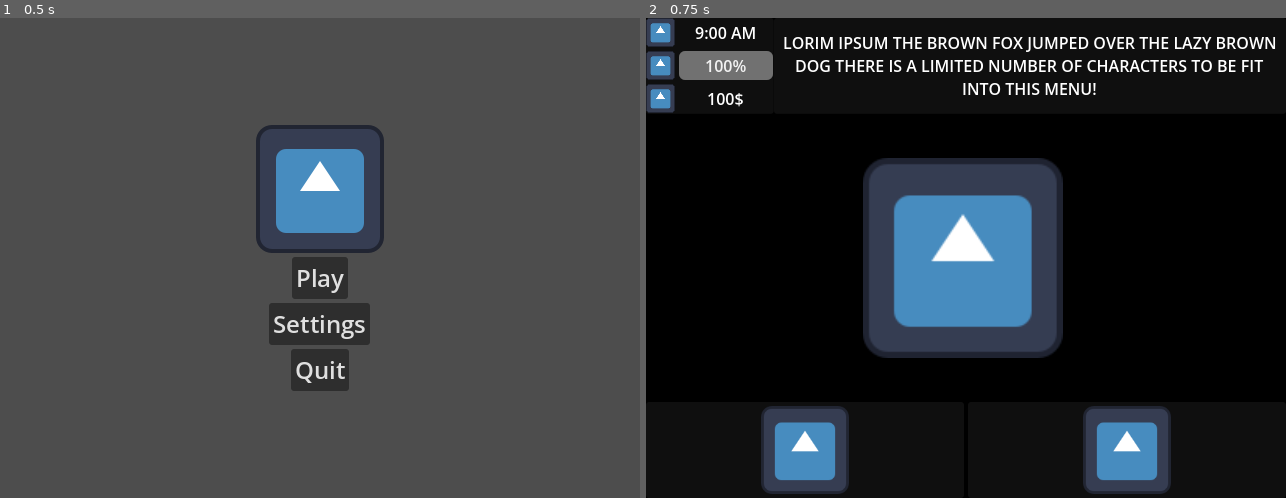
Above: before the commit, frames 1-2 (left to right).
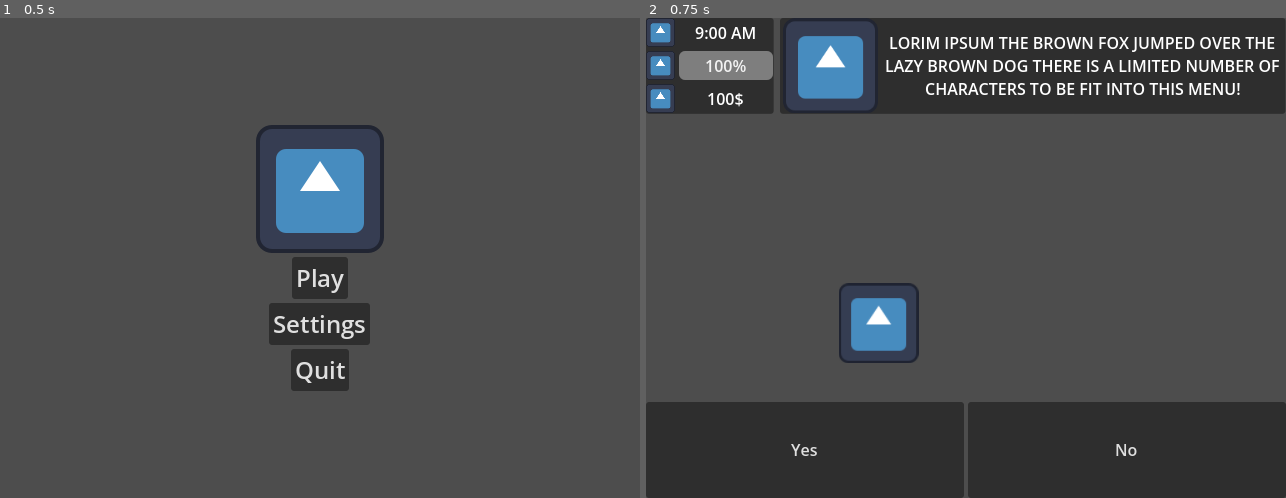
Above: after the commit, the same moments.

Repository: Smg065/WGJ2026
Game: Godot game, scene res://Scenes/MainMenu.tscn
Same seed, same stepped clock (60 frames per second), same inputs: the game is played once before the commit and once after it. The project has no main scene, so this scene is started directly. The engine's default icon, where the game draws it, is replaced by a stand-in: a white triangle on a blue panel in a dark square.
Inputs:
- Up to frame 1 (0.5 s): no input
- Up to frame 2 (0.75 s): click "Play" at 0.5 s

Frame 1 is identical in both runs. In frame 2, 92% of the frame differs, in the area x 0-100%, y 0-100%.

Commit message:
Debug Train Motion

Diff:
--- /dev/null
+++ b/Resources/Requests/ExampleRequest.tres
@@ -0,0 +1,16 @@
+[gd_resource type="Resource" script_class="CharacterRequest" format=3 uid="uid://c8j1tnpbuvmj3"]
+
+[ext_resource type="Texture2D" uid="uid://duy0mimcue85a" path="res://icon.svg" id="1_4e7qp"]
+[ext_resource type="Script" uid="uid://crmyuhxtt7onq" path="res://Scripts/CharacterRequest.gd" id="2_l4cht"]
+
+[resource]
+script = ExtResource("2_l4cht")
+dialogueEn = "This is an example"
+energyCost = 10
+timeCost = 2
+moneyCost = 5
+charWagon = ExtResource("1_4e7qp")
+charProfile = ExtResource("1_4e7qp")
+charYes = ExtResource("1_4e7qp")
+charNo = ExtResource("1_4e7qp")
+metadata/_custom_type_script = "uid://crmyuhxtt7onq"
--- a/Scenes/Gameplay.tscn
+++ b/Scenes/Gameplay.tscn
@@ -2,18 +2,18 @@
 
 [ext_resource type="Script" uid="uid://dekgij180bomd" path="res://Scripts/Gameplay.gd" id="1_r5ka5"]
 [ext_resource type="Texture2D" uid="uid://duy0mimcue85a" path="res://icon.svg" id="1_yijg0"]
+[ext_resource type="PackedScene" uid="uid://nbdomxpui5yx" path="res://Scenes/TrainWagon.tscn" id="3_tdndw"]
 
-[sub_resource type="PlaneMesh" id="PlaneMesh_ir5nv"]
-size = Vector2(8, 8)
-
-[node name="Gameplay" type="Node3D" unique_id=1761436915 node_paths=PackedStringArray("timeLabel", "moneyLabel", "energyBar")]
+[node name="Gameplay" type="Node3D" unique_id=1761436915 node_paths=PackedStringArray("trainRoot", "timeLabel", "moneyLabel", "energyBar")]
 script = ExtResource("1_r5ka5")
+trainRoot = NodePath("TrainRoot")
+wagonPrefab = ExtResource("3_tdndw")
 timeLabel = NodePath("Control/Panel/ResourceVBox/TimeHBox/Label")
 moneyLabel = NodePath("Control/Panel/ResourceVBox/TimeHBox3/Label3")
 energyBar = NodePath("Control/Panel/ResourceVBox/TimeHBox2/ProgressBar")
 
 [node name="Camera3D" type="Camera3D" parent="." unique_id=74145123]
-transform = Transform3D(1, 0, 0, 0, 1, 0, 0, 0, 1, 0, 0, 2)
+transform = Transform3D(1, 0, 0, 0, 1, 0, 0, 0, 1, 0, 0, -2)
 
 [node name="Control" type="Control" parent="." unique_id=205668262]
 layout_mode = 3
@@ -36,21 +36,21 @@
 [node name="Button" type="Button" parent="Control/HBoxContainer" unique_id=144283997]
 layout_mode = 2
 size_flags_horizontal = 3
-icon = ExtResource("1_yijg0")
+text = "Yes"
 icon_alignment = 1
 expand_icon = true
 
 [node name="Button2" type="Button" parent="Control/HBoxContainer" unique_id=977537713]
 layout_mode = 2
 size_flags_horizontal = 3
-icon = ExtResource("1_yijg0")
+text = "No"
 icon_alignment = 1
 expand_icon = true
 
 [node name="Panel2" type="Panel" parent="Control" unique_id=1720073153]
 layout_mode = 1
 anchors_preset = -1
-anchor_left = 0.19965278
+anchor_left = 0.21
 anchor_right = 1.0002778
 anchor_bottom = 0.2
 offset_right = -0.3199997
@@ -59,7 +59,8 @@
 
 [node name="RichTextLabel" type="RichTextLabel" parent="Control/Panel2" unique_id=79007273]
 layout_mode = 1
-anchors_preset = 15
+anchors_preset = -1
+anchor_left = 0.2
 anchor_right = 1.0
 anchor_bottom = 1.0
 grow_horizontal = 2
@@ -68,6 +69,15 @@
 fit_content = true
 horizontal_alignment = 1
 vertical_alignment = 1
+
+[node name="TextureRect" type="TextureRect" parent="Control/Panel2" unique_id=975486131]
+layout_mode = 1
+anchors_preset = -1
+anchor_right = 0.2
+anchor_bottom = 1.0
+texture = ExtResource("1_yijg0")
+expand_mode = 1
+stretch_mode = 5
 
 [node name="Panel" type="Panel" parent="Control" unique_id=1034354476]
 layout_mode = 1
@@ -138,39 +148,21 @@
 horizontal_alignment = 1
 vertical_alignment = 1
 
-[node name="CSGBox3D" type="CSGBox3D" parent="." unique_id=348664423]
-visible = false
-size = Vector3(4, 4, 4.6)
-
-[node name="CSGBox3D2" type="CSGBox3D" parent="CSGBox3D" unique_id=855640887]
-operation = 2
-size = Vector3(3.5, 3.5, 4.5)
-
-[node name="CSGBox3D3" type="CSGBox3D" parent="CSGBox3D" unique_id=1509549371]
-transform = Transform3D(1, 0, 0, 0, 1, 0, 0, 0, 1, -0.0947876, -0.888916, -0.50927734)
-operation = 2
-size = Vector3(1.55896, 1.722168, 5.5185547)
-
-[node name="MeshInstance3D" type="MeshInstance3D" parent="." unique_id=710002069]
-transform = Transform3D(1, 0, 0, 0, 1, 0, 0, 0, 1, 0, -1, 0)
-mesh = SubResource("PlaneMesh_ir5nv")
-
-[node name="MeshInstance3D2" type="MeshInstance3D" parent="MeshInstance3D" unique_id=20841665]
-transform = Transform3D(1, 0, 0, 0, -4.371139e-08, -1, 0, 1, -4.371139e-08, 0, 1, -1)
-mesh = SubResource("PlaneMesh_ir5nv")
-
-[node name="Sprite3D" type="Sprite3D" parent="." unique_id=1989994478]
-transform = Transform3D(1, 0, 0, 0, 1, 0, 0, 0, 1, -0.02, 0, 0)
+[node name="Sprite3D2" type="Sprite3D" parent="." unique_id=1511306992]
+transform = Transform3D(1, 0, 0, 0, 1, 0, 0, 0, 1, -1.396, -1.0425466, -7)
 texture = ExtResource("1_yijg0")
 
 [node name="SunAnchor" type="Node3D" parent="." unique_id=2139783038]
+transform = Transform3D(-4.371139e-08, 0, 1, 0, 1, 0, -1, 0, -4.371139e-08, 0, 0, 0)
 
 [node name="Sunlight" type="DirectionalLight3D" parent="SunAnchor" unique_id=361431663]
-transform = Transform3D(-4.371139e-08, 0, 1, 0, 1, 0, -1, 0, -4.371139e-08, 0, 0, 0)
+transform = Transform3D(0.49999994, 0, 0.86602545, 0, 1, 0, -0.86602545, 0, 0.49999994, 0, 0, 0)
 light_color = Color(0.9835, 1, 0.90999997, 1)
 shadow_enabled = true
+sky_mode = 2
 
-[node name="Moonlight" type="DirectionalLight3D" parent="SunAnchor" unique_id=1207680076]
-transform = Transform3D(-4.371139e-08, -8.742278e-08, -1, 0, -1, 8.742278e-08, -1, 3.821371e-15, 4.371139e-08, 0, 0, 0)
-light_color = Color(0.8936667, 0.89, 1, 1)
-light_energy = 0.1
+[node name="DirectionalLight3D" type="DirectionalLight3D" parent="SunAnchor" unique_id=140038758]
+transform = Transform3D(0.9659258, -4.141523e-08, -0.25881895, 3.6977966e-08, 1, -1.2634317e-08, 0.25881904, 1.6735943e-10, 0.9659258, 0, 0, 0)
+sky_mode = 1
+
+[node name="TrainRoot" type="Node3D" parent="." unique_id=719800352]
--- /dev/null
+++ b/Scenes/TrainWagon.tscn
@@ -0,0 +1,33 @@
+[gd_scene format=3 uid="uid://nbdomxpui5yx"]
+
+[ext_resource type="Script" uid="uid://cfe72chy6dlk8" path="res://Scripts/TrainWagons.gd" id="1_ndcw0"]
+[ext_resource type="Texture2D" uid="uid://duy0mimcue85a" path="res://icon.svg" id="1_svd6f"]
+
+[node name="TrainWagon" type="Node3D" unique_id=747017349]
+script = ExtResource("1_ndcw0")
+
+[node name="CSGBox3D" type="CSGBox3D" parent="." unique_id=1458888110]
+transform = Transform3D(-4.371139e-08, 0, -1, 0, 1, 0, 1, 0, -4.371139e-08, 0, 0, -7)
+size = Vector3(4, 4, 6)
+
+[node name="CSGBox3D2" type="CSGBox3D" parent="CSGBox3D" unique_id=955040334]
+operation = 2
+size = Vector3(3.5, 3.5, 4.5)
+
+[node name="CSGBox3D4" type="CSGBox3D" parent="CSGBox3D" unique_id=1834840546]
+transform = Transform3D(1, 0, 0, 0, 1, 0, 0, 0, 1, 1.4416504, -0.25, 0.25)
+operation = 2
+size = Vector3(1.6166992, 5, 7)
+
+[node name="CSGBox3D3" type="CSGBox3D" parent="CSGBox3D" unique_id=1974654810]
+transform = Transform3D(1, 0, 0, 0, 1, 0, 0, 0, 1, -0.0947876, -0.888916, 0.23144531)
+operation = 2
+size = Vector3(1.55896, 1.722168, 7)
+
+[node name="CSGBox3D5" type="CSGBox3D" parent="CSGBox3D" unique_id=1050331215]
+transform = Transform3D(1, 0, 0, 0, 1, 0, 0, 0, 1, 0, -1.8828301, 0)
+size = Vector3(1, 0.18766016, 7)
+
+[node name="Sprite3D" type="Sprite3D" parent="CSGBox3D" unique_id=1046716043]
+transform = Transform3D(-4.371139e-08, 0, 1, 0, 1, 0, -1, 0, -4.371139e-08, -0.2, -1, -1)
+texture = ExtResource("1_svd6f")
--- a/Scripts/CharacterRequest.gd
+++ b/Scripts/CharacterRequest.gd
@@ -1,4 +1,4 @@
-extends Node
+extends Resource
 class_name CharacterRequest
 
 ##English dialogue
@@ -11,3 +11,9 @@
 @export_range(1, 14) var timeCost : int
 ##How much money it costs/earns
 @export var moneyCost : int
+
+@export_category("Visuals")
+@export var charWagon : Texture2D
+@export var charProfile : Texture2D
+@export var charYes : Texture2D
+@export var charNo : Texture2D
--- a/Scripts/Gameplay.gd
+++ b/Scripts/Gameplay.gd
@@ -1,6 +1,19 @@
 extends Node3D
 class_name Gameplay
 
+@export var trainRoot : Node3D
+var trainGoalPos : float
+var trainLastPos : float
+var slideProgress : float = 0
+@export var wagonPrefab : PackedScene
+const WAGON_SPACE : float = 7
+
+var moveTrain : bool
+@export var totalWagons : int = 4
+@export var wagonsLeft : int = 4
+@export var renderedWagons : Array[TrainWagon] = [null, null, null, null]
+
+@export_category("UI")
 @export var timeLabel : Label
 @export var moneyLabel : Label
 @export var energyBar : ProgressBar
@@ -29,6 +42,39 @@
 	update_energy_vis()
 	update_money_vis()
 
+func _process(delta: float) -> void:
+	if Input.is_action_just_pressed("DebugNext"):
+		spawn_next_wagon()
+	if moveTrain:
+		move_train(delta)
+
+func move_train(delta):
+	slideProgress = clampf(slideProgress + delta, 0, 1)
+	trainRoot.position.x = lerp(trainLastPos, trainGoalPos, slideProgress)
+	if slideProgress == 1:
+		moveTrain = false
+		slideProgress = 0
+
+func spawn_next_wagon() -> void:
+	wagonsLeft -= 1
+	var nextWagon : TrainWagon
+	if wagonsLeft > 0:
+		nextWagon = wagonPrefab.instantiate()
+	elif wagonsLeft == 0:
+		nextWagon = wagonPrefab.instantiate()
+	else:
+		nextWagon = null
+	renderedWagons.append(nextWagon)
+	if nextWagon != null:
+		trainRoot.add_child(nextWagon)
+		nextWagon.position = WAGON_SPACE * Vector3.RIGHT * (1 + totalWagons - wagonsLeft)
+	var despawnedWagon : TrainWagon = renderedWagons.pop_front()
+	if despawnedWagon != null:
+		despawnedWagon.queue_free()
+	trainLastPos = trainGoalPos
+	trainGoalPos -= WAGON_SPACE
+	moveTrain = true
+
 ##Set the time UI
 func update_time_vis():
 	var renderTime : int = time
@@ -37,9 +83,9 @@
 		renderTime -= 12
 		suffix = "PM"
 	timeLabel.text = "%s:00 %s" % [renderTime, suffix]
-##AA
+##Set the energy UI
 func update_energy_vis():
 	energyBar.value = energy
-##AA
+##Set the money UI
 func update_money_vis():
 	moneyLabel.text = str(money) + "$"
--- /dev/null
+++ b/Scripts/TrainWagons.gd
@@ -0,0 +1,11 @@
+extends Node3D
+class_name TrainWagon
+
+# Called when the node enters the scene tree for the first time.
+func _ready() -> void:
+	pass # Replace with function body.
+
+
+# Called every frame. 'delta' is the elapsed time since the previous frame.
+func _process(delta: float) -> void:
+	pass
--- a/project.godot
+++ b/project.godot
@@ -29,10 +29,19 @@
 
 folder_colors={
 "res://Models/": "yellow",
+"res://Resources/": "blue",
 "res://Scenes/": "teal",
 "res://Scripts/": "purple",
 "res://Sprites/": "green",
 "res://Textures/": "pink"
+}
+
+[input]
+
+DebugNext={
+"deadzone": 0.2,
+"events": [Object(InputEventKey,"resource_local_to_scene":false,"resource_name":"","device":-1,"window_id":0,"alt_pressed":false,"shift_pressed":false,"ctrl_pressed":false,"meta_pressed":false,"pressed":false,"keycode":0,"physical_keycode":32,"key_label":0,"unicode":32,"location":0,"echo":false,"script":null)
+]
 }
 
 [physics]
Not shown, added: Scripts/TrainWagons.gd.uid
